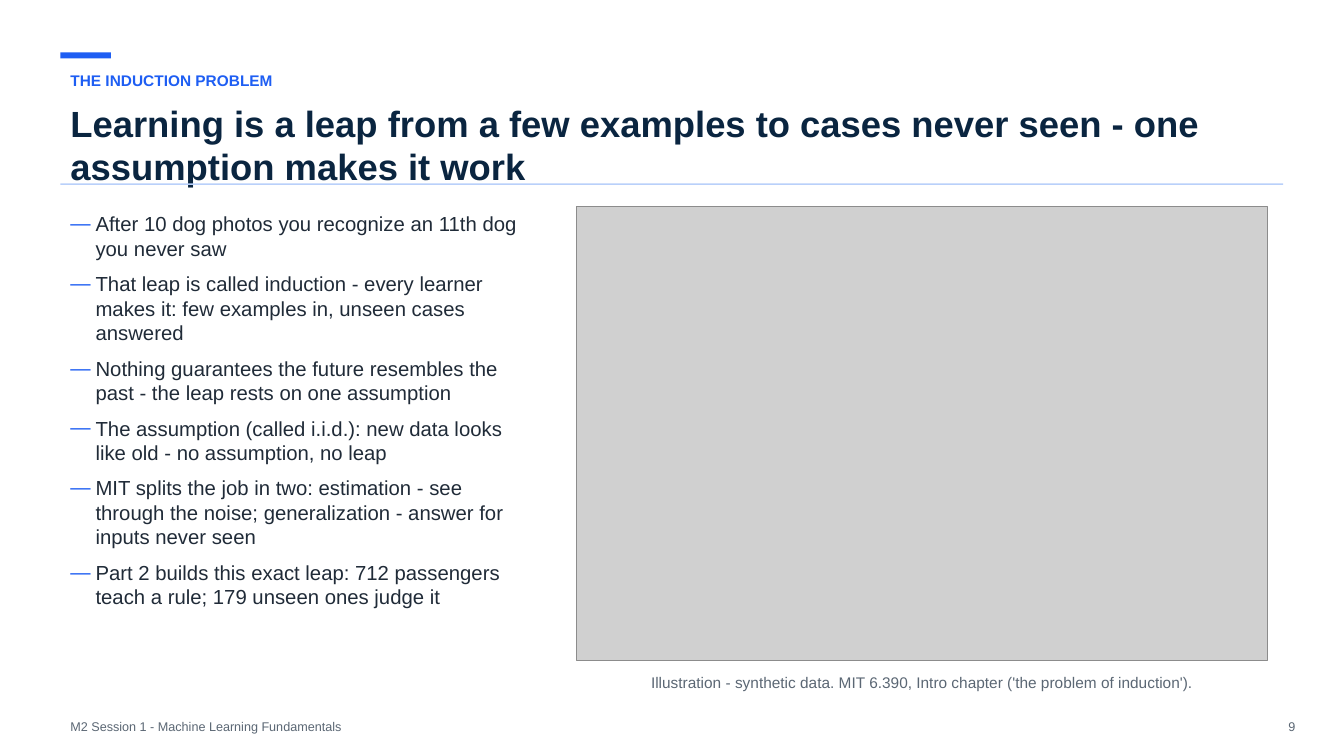
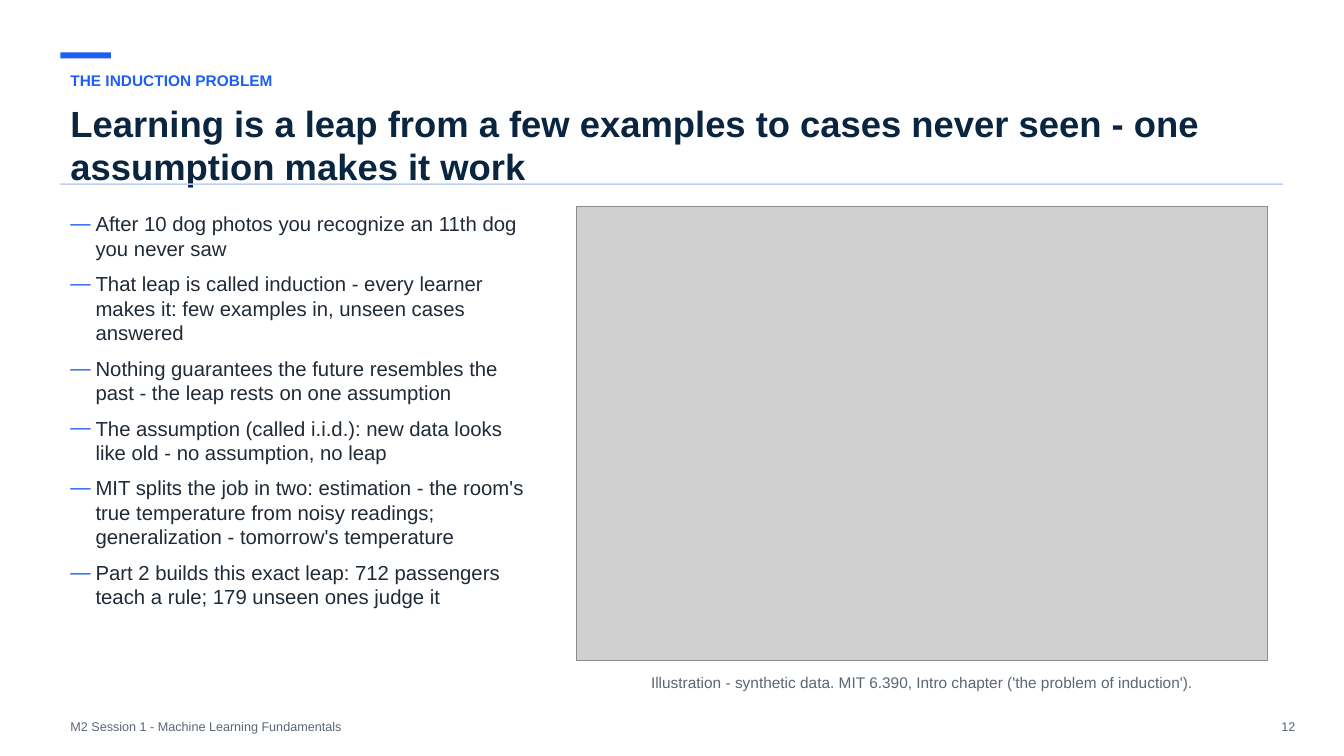
Before and after one commit to koenossendrijver/fontys-tech-exercises, a slide deck: slide 12 of presentations/m2-session-1-machine-learning-fundamentals.pptx (slide 9 before the commit). Drawn at 1344x756 pixels with LibreOffice and Linux fonts; fonts in the diff are those of the drawing; grey boxes stand for pictures. Boxes give left, top, right and bottom in pixels: in the first picture for what was removed or moved away, otherwise in the second. Text is boxed around its words. In the diff, an @@ line names an element or a change of style, - is before the commit and + after.

```diff
--- a/presentations/m2-session-1-machine-learning-fundamentals.pptx
+++ b/presentations/m2-session-1-machine-learning-fundamentals.pptx
@@ text at bbox=[96, 480, 523, 549]: text changed @@
-— MIT splits the job in two: estimation - see through the noise; generalization - answer for inputs never seen
+— MIT splits the job in two: estimation - the room's true temperature from noisy readings; generalization - tomorrow's temperature
@@ text at bbox=[1281, 722, 1295, 731]: text changed @@
-9
+12
```
Also in this commit, not shown: 16 other slides changed, 4 slides added, 4 other files.
